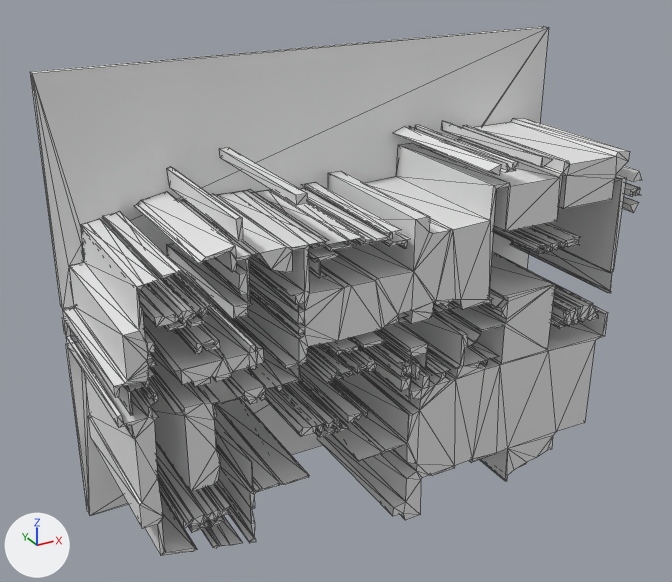
Renders of the glTF model version one/out_3d/32_28.glb from each side of a commit.
The view is the same before and after, from a camera (50 mm lens) standing at (-2.89, -15.09, 10.99) and looking at (4.67, -1.35, 4.12). Arrows for +X, +Y and +Z are at lower left; the lights stay in place. Mesh edges are drawn as thin lines. Where no turn or scale is listed for an object, it has been applied to the vertices. Vertices at the same position are counted once.

In view in the first picture: 'geometry_0'.
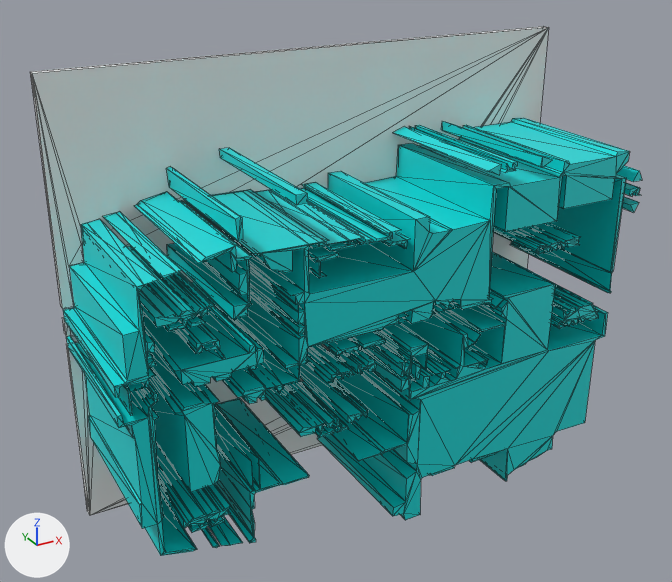
Boxes (x1, y1, x2, y2) around the edits, measured in the pictures (672 x 582 px; the box of a moved part takes in the faces that stretch with it):
part 1 of me_geometry_0, moved or reshaped
    before: (103, 189, 548, 493)
    after: (103, 189, 488, 491)
part 2 of me_geometry_0, recoloured (grey to cyan)
    both: (33, 27, 642, 555)

The change, as a diff of the scene's bpy script:
```diff
--- a/version one/out_3d/32_28.glb.py
+++ b/version one/out_3d/32_28.glb.py
@@ mat_defaultmaterial @@
+mat_defaultmaterial = bpy.data.materials.new('DefaultMaterial')
+mat_defaultmaterial.use_nodes = True; mat_defaultmaterial.node_tree.nodes.clear()
+_N = mat_defaultmaterial.node_tree.nodes; _L = mat_defaultmaterial.node_tree.links
+n0 = _N.new('ShaderNodeOutputMaterial'); n0.name = 'Material Output'
+n1 = _N.new('ShaderNodeBsdfPrincipled'); n1.name = 'Principled BSDF'
+n2 = _N.new('ShaderNodeVertexColor'); n2.name = 'Color Attribute'
+_L.new(n1.outputs[0], n0.inputs[0])  # 'BSDF' to 'Surface'
+_L.new(n2.outputs[0], n1.inputs[0])  # 'Color' to 'Base Color'
@@ me_geometry_0 @@
 # used by ob_geometry_0; location = (0.0, 0.0, 0.0)
-me_geometry_0.from_pydata(...)  # 1865 vertices, 3592 faces; spans x 0.0..10.23, y -3.15..0.0, z 0.0..8.3
+me_geometry_0.from_pydata(...)  # 1845 vertices, 3552 faces; spans x 0.0..10.23, y -3.15..0.0, z 0.0..8.3
+# me_geometry_0 part 1: 12 vertices moved from x 2.1..6.33, y -3.15..-0.15, z 2.29..5.87 to x 2.1..6.35, y -3.15..-0.15, z 2.31..5.87; 68 vertices removed from x 0.84..7.16, y -3.15..-0.15, z 1.71..5.93; 48 vertices added at x 0.84..6.31, y -3.15..-0.15, z 1.72..5.92
+# me_geometry_0 part 2: 2384 faces spanning x 0.0..10.23, y -3.15..0.0, z 0.0..8.3 switch from no material to mat_defaultmaterial
```
